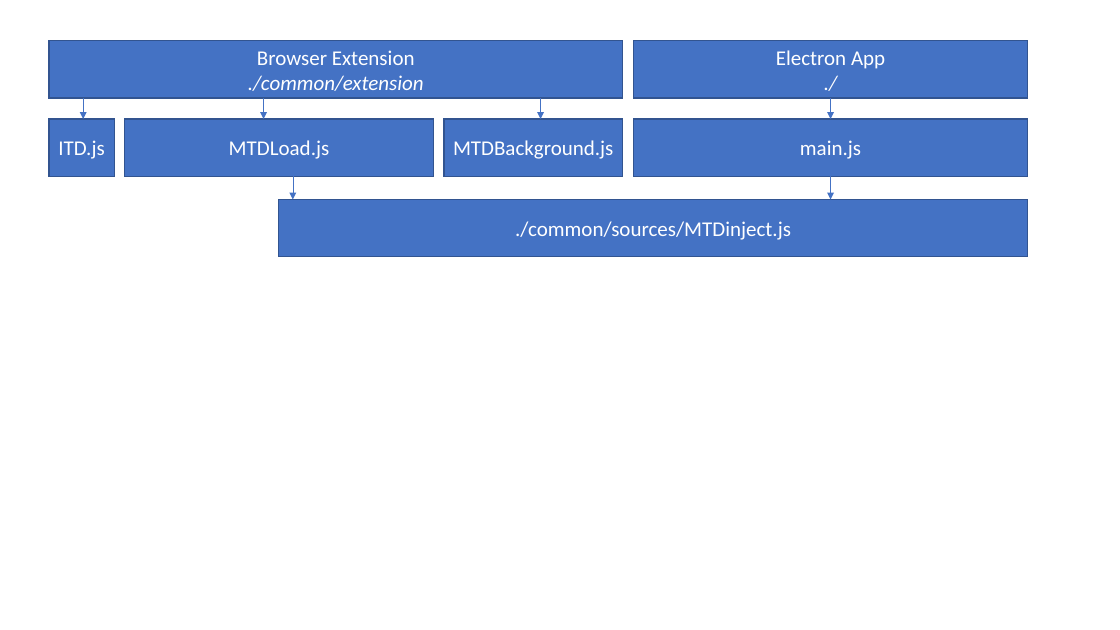
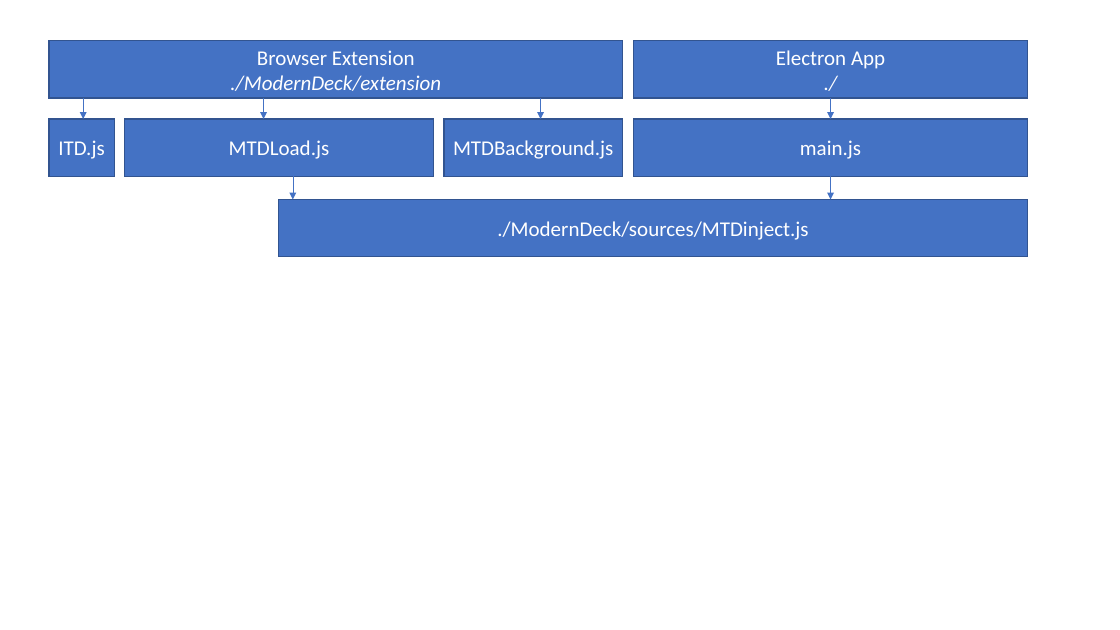
Before and after one commit to dangeredwolf/ModernDeck, a slide deck: slide 1 of docs/img/overview7.pptx. Drawn at 1120x630 pixels with LibreOffice and Linux fonts; fonts in the diff are those of the drawing. Boxes give left, top, right and bottom in pixels: in the first picture for what was removed or moved away, otherwise in the second. Text is boxed around its words. In the diff, an @@ line names an element or a change of style, - is before the commit and + after.

```diff
--- a/docs/img/overview7.pptx
+++ b/docs/img/overview7.pptx
@@ text in rectangle at [230, 75, 441, 91]: text changed @@
-./common/extension
+./ModernDeck/extension
@@ text in rectangle at [497, 221, 808, 240]: text changed @@
-./common/sources/MTDinject.js
+./ModernDeck/sources/MTDinject.js
```
Also in this commit, not shown: 7 other files.
